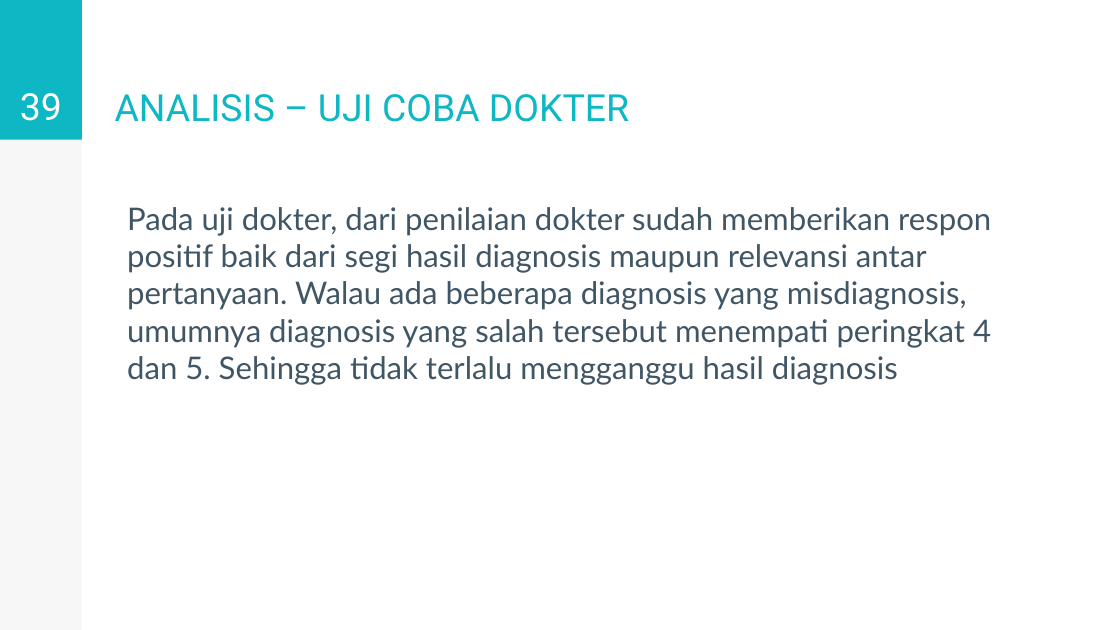
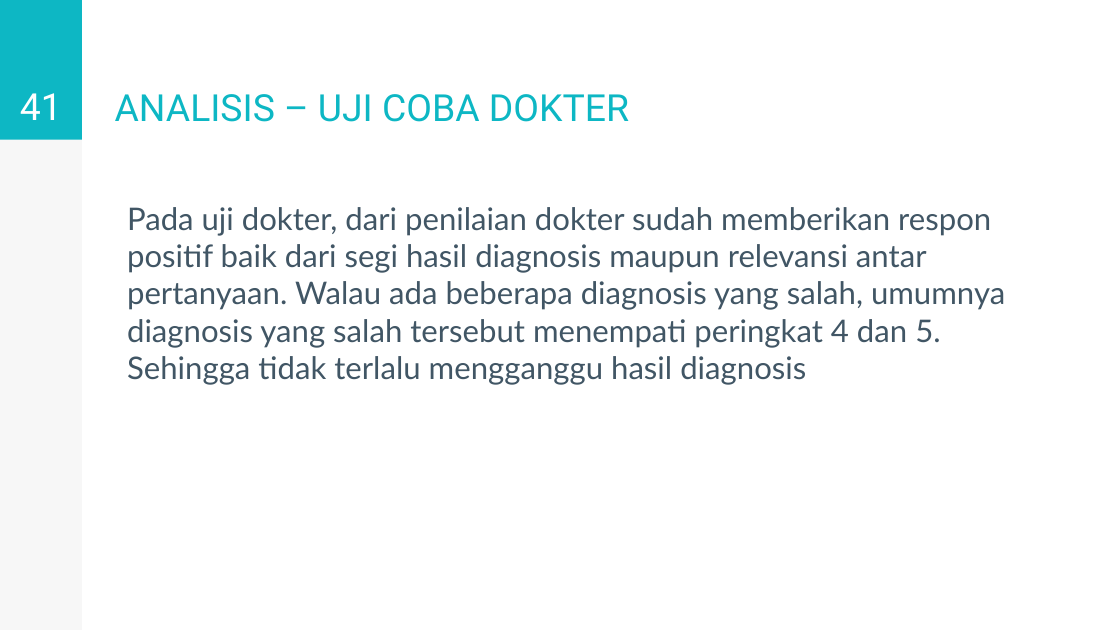
Before and after one commit to kevinfachreza/TugasAkhir, a slide deck: slide 41 of PPT/5114100128-v1.0.pptx (slide 39 before the commit). Drawn at 1120x630 pixels with LibreOffice and Linux fonts; fonts in the diff are those of the drawing. Boxes give left, top, right and bottom in pixels: in the first picture for what was removed or moved away, otherwise in the second. Text is boxed around its words. In the diff, an @@ line names an element or a change of style, - is before the commit and + after.

```diff
--- a/PPT/5114100128-v1.0.pptx
+++ b/PPT/5114100128-v1.0.pptx
@@ page number at box(20, 93, 62, 120): text changed @@
-39
+41
@@ text at box(127, 207, 1005, 385): text changed @@
-Pada uji dokter, dari penilaian dokter sudah memberikan respon positif baik dari segi hasil diagnosis maupun relevansi antar pertanyaan. Walau ada beberapa diagnosis yang misdiagnosis, umumnya diagnosis yang salah tersebut menempati peringkat 4 dan 5. Sehingga tidak terlalu mengganggu hasil diagnosis
+Pada uji dokter, dari penilaian dokter sudah memberikan respon positif baik dari segi hasil diagnosis maupun relevansi antar pertanyaan. Walau ada beberapa diagnosis yang salah, umumnya diagnosis yang salah tersebut menempati peringkat 4 dan 5. Sehingga tidak terlalu mengganggu hasil diagnosis
```
Also in this commit, not shown: 16 other slides changed, 36 slides added, 11 other files.
